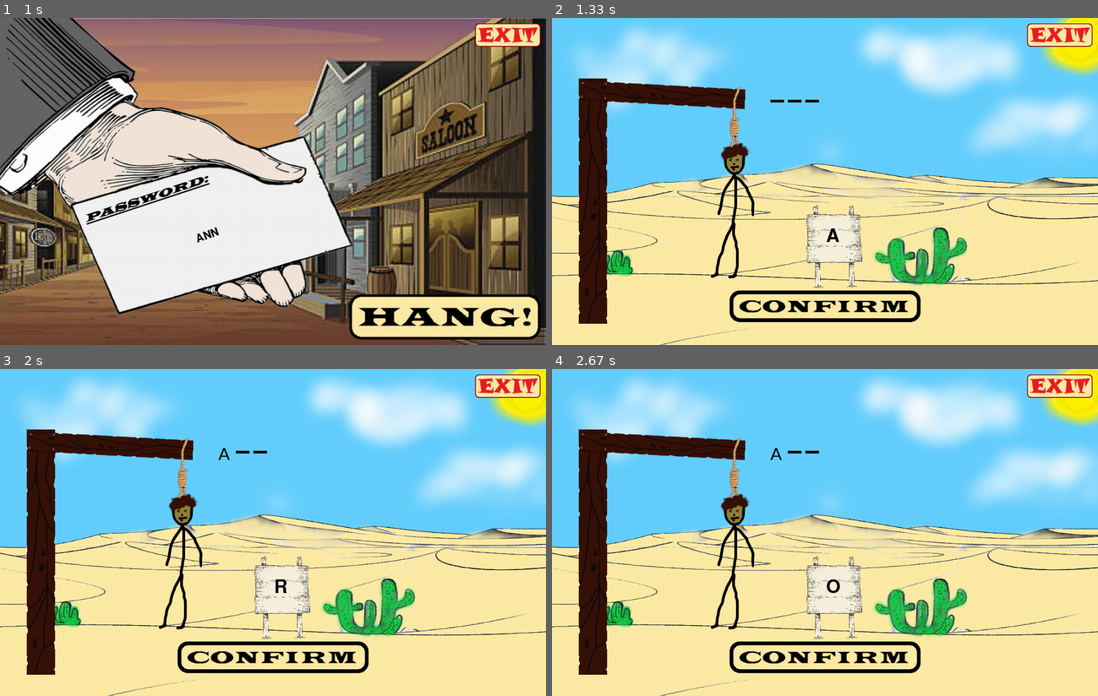
Above: before the commit, frames 1-4 (two rows, left to right).
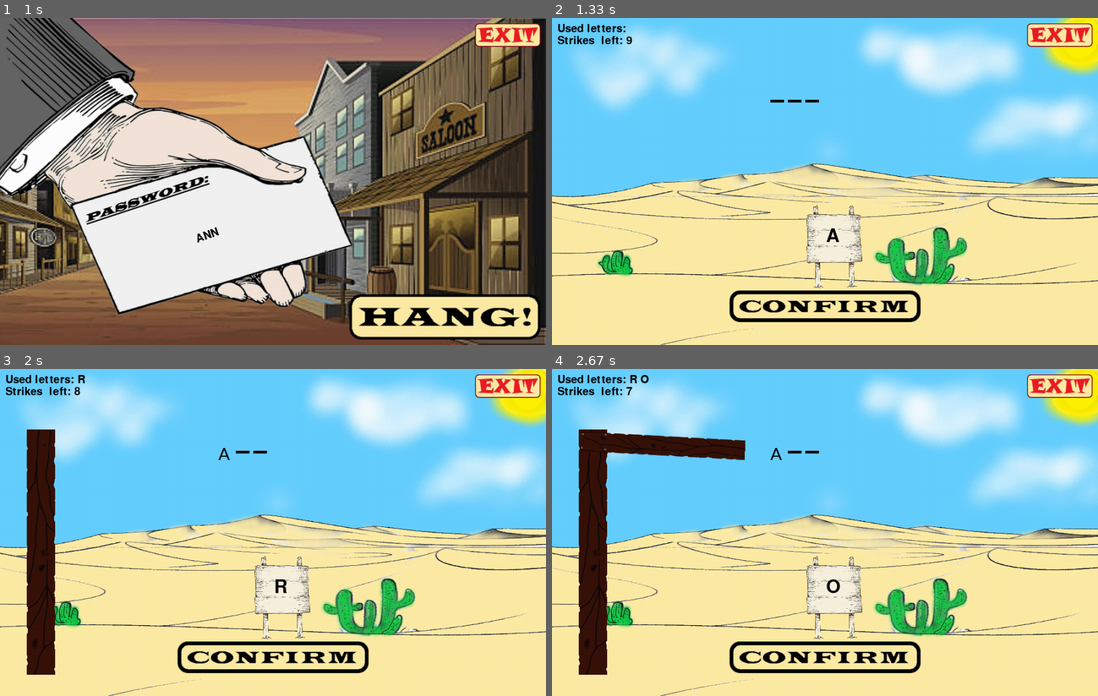
Above: after the commit, the same moments.

Repository: lefcho/Pygame
Game: pygame game, started from Hangman/hangman.py
Same seed, same stepped clock (60 frames per second), same inputs: the game is played once before the commit and once after it.
Inputs (mouse positions are in pixels of both pictures, inside the frame that each line leads up to):
- Up to frame 1 (1 s): click (273, 132) at 0.38 s; type "ann" at 0.67 s
- Up to frame 2 (1.33 s): tap Enter at 1 s; type "a" at 1.22 s
- Up to frame 3 (2 s): tap Enter at 1.35, 1.9 s; type "r" at 1.77 s
- Up to frame 4 (2.67 s): type "o" at 2.32 s; tap Enter at 2.45 s

Frame 1 is identical in both runs. In frame 2, 6.8% of the frame differs, in the area x 1-38%, y 1-94%; in frame 3, 3.0%; in frame 4, 1.5%.

Commit message:
ALMOST DONE

Diff:
--- a/Hangman/hangman.py
+++ b/Hangman/hangman.py
@@ -13,6 +13,10 @@
 FONT = pygame.font.SysFont('widelatin', FONT_SIZE)
 GUESS_FONT = pygame.font.SysFont("widelatin", FONT_SIZE + 20)
 ANSWER_FONT = pygame.font.SysFont("calibri", FONT_SIZE + 5)
+END_MESSAGE_BG_HEIGHT = 250
+END_MESSAGE_BG_WIDTH = 500
+END_MESSAGE_BACKGROUND = (pygame.Rect
+                          (SCREEN_WIDTH / 2, SCREEN_HEIGHT / 2 - END_MESSAGE_BG_HEIGHT / 2, END_MESSAGE_BG_WIDTH, END_MESSAGE_BG_HEIGHT))
 
 EXIT_BUTTON_W = 120
 EXIT_BUTTON_H = 43
@@ -26,6 +30,7 @@
 CONFIRM_BUTTON_H = 58
 
 BLACK = (0, 0, 0)
+GREEN = (82, 209, 50)
 
 screen = pygame.display.set_mode((SCREEN_WIDTH, SCREEN_HEIGHT))
 pygame.display.set_caption('Hangman')
@@ -65,10 +70,11 @@
                    CONFIRM_IMG_UNSELECTED, CONFIRM_IMG_SELECTED))
 
 
-def track_answers(password, guess, list_of_holders, initiate):
+def track_answers(password, guess, list_of_holders, used_letters_list, initiate):
     x_position = 400
     list_of_matches = []
     password_list = []
+    current_answer = ''
     for letter in password:
         password_list.append(letter)
 
@@ -84,7 +90,7 @@
                 list_of_matches.append(password_list.index(char))
                 current_index = password_list.index(char)
                 password_list[current_index] = " "
-                print(list_of_matches)
+                # print(list_of_matches)
         for index in list_of_matches:
             lst_letter_and_x = [guess]
             current_x_pos = list_of_holders[index][0]
@@ -92,18 +98,39 @@
             list_of_holders[index] = lst_letter_and_x
 
     for let_holder in list_of_holders:
-        print(let_holder)
-        print(list_of_holders)
+        # print(let_holder)
+        # print(list_of_holders)
         if isinstance(let_holder[0], str):
             pass
             letter = ANSWER_FONT.render(let_holder[0], True, BLACK)
             screen.blit(letter, (let_holder[1], 136))
+            current_answer += let_holder[0]
         else:
             pygame.draw.rect(screen, BLACK, let_holder)
 
     initiate = True
     guess = ''
-    return initiate, guess
+    return initiate, guess, used_letters_list, current_answer
+
+
+def draw_used_letters(used_letters, password, font, color, x, y):
+    password_list = []
+    for letter in password:
+        password_list.append(letter)
+    final_char_list = []
+    for letter in used_letters:
+        if letter not in password:
+            final_char_list.append(letter)
+    used_letters_text = font.render('Used letters: ' + " ".join(final_char_list), True, color)
+    height = used_letters_text.get_height()
+
+    strikes = 9 - len(final_char_list)
+    strikes_text = font.render("Strikes  left: " + str(strikes), True, color)
+
+    screen.blit(strikes_text, (x, y + height + 2))
+    screen.blit(used_letters_text, (x, y))
+
+    return strikes
 
 
 def draw_entering_password(password, font, pass_color, x, y):
@@ -121,28 +148,62 @@
     screen.blit(text, [(x - (width / 2)), y - (height / 2)])
 
 
+def draw_hangman(strikes):
+    if strikes == 8:
+        screen.blit(HANGMAN_STAGE_1, (15, 110))
+    elif strikes == 7:
+        screen.blit(HANGMAN_STAGE_2, (15, 110))
+    elif strikes == 6:
+        screen.blit(HANGMAN_STAGE_3, (15, 110))
+    elif strikes == 5:
+        screen.blit(HANGMAN_STAGE_4, (15, 110))
+    elif strikes == 4:
+        screen.blit(HANGMAN_STAGE_5, (15, 110))
+    elif strikes == 3:
+        screen.blit(HANGMAN_STAGE_6, (15, 110))
+    elif strikes == 2:
+        screen.blit(HANGMAN_STAGE_7, (15, 110))
+    elif strikes == 1:
+        screen.blit(HANGMAN_STAGE_8, (15, 110))
+    elif strikes <= 0:
+        screen.blit(HANGMAN_STAGE_FINAL, (15, 110))
+
+
+def draw_winner(text):
+    draw_text = GUESS_FONT.render(text, 1, GREEN)
+    pygame.draw.rect(screen, BLACK, END_MESSAGE_BACKGROUND)
+    screen.blit(draw_text, (SCREEN_WIDTH - END_MESSAGE_BG_WIDTH + (END_MESSAGE_BG_WIDTH - draw_text.get_width()) / 2,
+                            SCREEN_HEIGHT / 2 - draw_text.get_height() / 2 - 60))
+
+
 def main():
+    win = False
     confirmed_guess = ''
     clock = pygame.time.Clock()
     run = True
+    welcome_screen = True
     entering_password = False
     hanging_time = False
+    ending_screen = False
     password = ''
     letter_guess = ''
+    current_answer = ''
     list_of_holders = []
+    used_letters_list = []
     initiate = False
     while run:
         clock.tick(FPS)
-        if not entering_password:
+        if welcome_screen:
             screen.blit(TITLE_BACKGROUND, (0, 0))
 
             if start_button.draw(screen):
                 entering_password = True
-
-            if exit_button.draw(screen):
-                run = False
-
-        if entering_password and not hanging_time:
+                welcome_screen = False
+
+            if exit_button.draw(screen):
+                run = False
+
+        if entering_password:
             screen.blit(PASSWORD_BACKGROUND, (0, 0))
             draw_entering_password(password, FONT, BLACK, 380, 400)
             if exit_button.draw(screen):
@@ -154,13 +215,34 @@
 
         if hanging_time:
             screen.blit(DESERT_BACKGROUND, (0, 0))
-            screen.blit(HANGMAN_STAGE_FINAL, (15, 110))
-            initiate, confirmed_guess = track_answers(password, confirmed_guess, list_of_holders, initiate)
+            initiate, confirmed_guess, used_letters_list, current_answer = (track_answers
+                                                                            (password, confirmed_guess, list_of_holders, used_letters_list, initiate))
             draw_entering_guess(letter_guess, GUESS_FONT, BLACK, 515, 400)
+            strikes = draw_used_letters(used_letters_list, password, FONT, BLACK, 10, 10)
+            draw_hangman(strikes)
 
             if confirm_button.draw(screen):
-                print('sca')
-
+                if letter_guess not in used_letters_list:
+                    confirmed_guess = letter_guess
+                    used_letters_list.append(confirmed_guess)
+
+            if strikes <= 0:
+                win = False
+                ending_screen = True
+                hanging_time = False
+            elif current_answer == password:
+                win = True
+                ending_screen = True
+                hanging_time = False
+
+            if exit_button.draw(screen):
+                run = False
+
+        if ending_screen:
+            if not win:
+                draw_winner("HANGED!")
+            else:
+                draw_winner("SAVED!")
             if exit_button.draw(screen):
                 run = False
 
@@ -179,7 +261,9 @@
                     hanging_time = True
                     entering_password = False
                 if event.key == (pygame.K_RETURN or pygame.K_KP_ENTER) and letter_guess and hanging_time:
-                    confirmed_guess = letter_guess
+                    if letter_guess not in used_letters_list:
+                        confirmed_guess = letter_guess
+                        used_letters_list.append(confirmed_guess)
 
             if event.type == pygame.QUIT:
                 run = False
